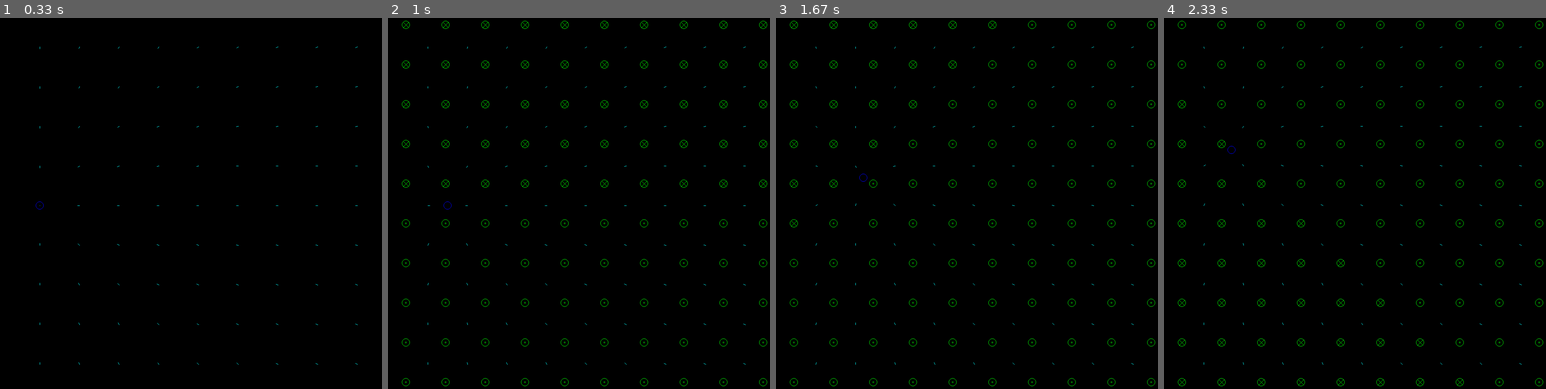
Above: before the commit, frames 1-4 (left to right).
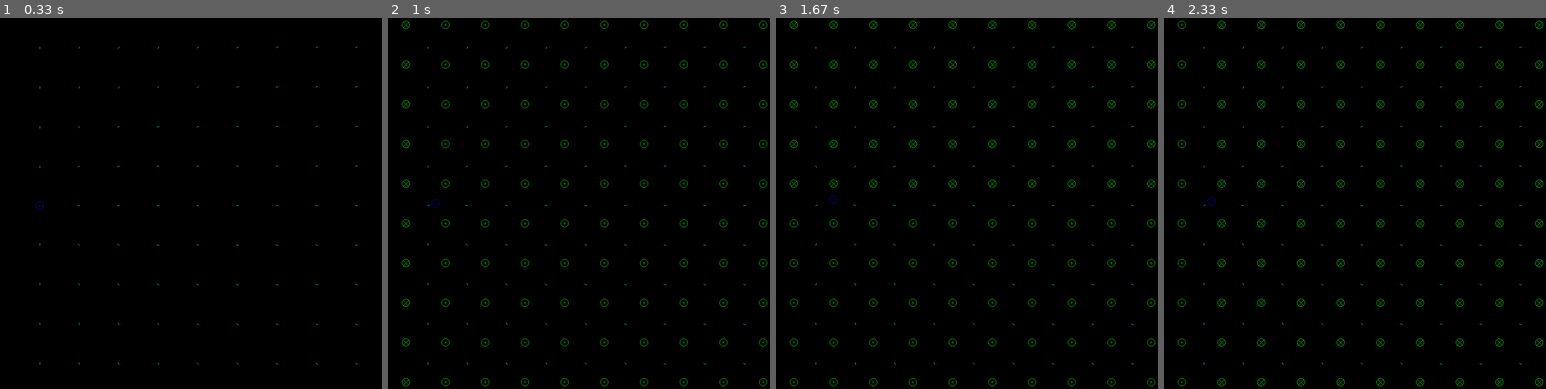
Above: after the commit, the same moments.

Repository: DarkShadow4/Python
Game: pygame game, started from Python 3/PyGame/carga_en_mov(E+B)/simulacion_campos.py
The game is run twice, just before and just after one commit, with the same random seed, the same clock (stepped at 60 frames per second) and the same inputs.
Inputs:
- Up to frame 1 (0.33 s): no input
- Up to frame 2 (1 s): hold D 0.33-0.8 s; hold W from 0.83 s (still down)
- Up to frame 3 (1.67 s): release W at 1.13 s; hold D 1.17-1.63 s
- Up to frame 4 (2.33 s): hold A 1.67-2.2 s; hold S from 2.23 s (still down)

Frame 1 is identical in both runs. In frame 2, 0.4% of the frame differs, in the area x 3-100%, y 1-100%; in frame 3, 0.3%; in frame 4, 0.6%.

Commit message:
WHY AM I SO F*CKING AWESOME

Diff:
--- a/Python 3/PyGame/carga_en_mov(E+B)/simulacion_campos.py
+++ b/Python 3/PyGame/carga_en_mov(E+B)/simulacion_campos.py
@@ -49,15 +49,15 @@
     def dibujar(self):
         pygame.draw.circle(canvas, (0, 0, 255), (self.posicion.x, self.posicion.y), 10, 1)
 
-def v1xv2(v1, v2):
+def q__v1xv2(v1, v2, carga):
     """
     |   i    j    k| x = ((v1.y*v2.z)-(v1.z*v2.y))
     |v1.x v1.y v1.z| y = -((v1.x*v2.z)-(v1.z*v2.x))
     |v2.x v2.y v2.z| z = ((v1.x*v2.y)-(v1.y*v2.x))
     """
-    x = ((v1.y*v2.z)-(v1.z*v2.y))
-    y = -((v1.x*v2.z)-(v1.z*v2.x))
-    z = ((v1.x*v2.y)-(v1.y*v2.x))
+    x = ((v1.y*v2.z)-(v1.z*v2.y))*(carga/abs(carga))
+    y = -((v1.x*v2.z)-(v1.z*v2.x))*(carga/abs(carga))
+    z = ((v1.x*v2.y)-(v1.y*v2.x))*(carga/abs(carga))
     resultado = Vector(x, y, z)
     return(resultado)
 
@@ -101,35 +101,25 @@
             puntos_E.append(Punto(x, y, 0))
         if (x-50)%100 == 0 and (y-50)%100 == 0:
             puntos_B.append(Punto(x-5, y-5, 0))
-
-
 done = False
 while not done:
+    pressed = pygame.key.get_pressed()
+    particula.velocidad = Vector((pressed[pygame.K_d]*5-pressed[pygame.K_a]*5), (pressed[pygame.K_s]*5-pressed[pygame.K_w]*5), pressed[pygame.K_LSHIFT]*5-pressed[pygame.K_LCTRL]*5)
     if particula.velocidad.modulo > 0:
-        particula.posicion = Punto(particula.posicion.x + particula.velocidad.x, particula.posicion.y + particula.velocidad.y, particula.posicion.z + particula.velocidad.z)
-        particula = Particula(particula.carga, particula.posicion, particula.velocidad)
+        particula.posicion = Punto(particula.posicion.x + particula.velocidad.x, particula.posicion.y + particula.velocidad.y, particula.posicion.z + (particula.velocidad.z)*0)
     particula.dibujar()
     for p in puntos_E:
         dibujar_vector(p, Vec_A2B(p, particula.posicion, True), colores["E"])
     for p in puntos_B:
         if particula.velocidad.modulo > 0:
-            dibujar_vector(p, v1xv2(Vec_A2B(p, particula.posicion, True), particula.velocidad), colores["B"])
+            dibujar_vector(p, q__v1xv2(Vec_A2B(p, particula.posicion, True), particula.velocidad, particula.carga), colores["B"])
     for event in pygame.event.get():
         if event.type == pygame.KEYDOWN:
             if event.key == pygame.K_q:
                 done = True
-            if event.key == pygame.K_w:
-                particula.velocidad = Vector(particula.velocidad.x, -10, particula.velocidad.z)
-            if event.key == pygame.K_a:
-                particula.velocidad = Vector(-10, particula.velocidad.y, particula.velocidad.z)
-            if event.key == pygame.K_s:
-                particula.velocidad = Vector(particula.velocidad.x, 10, particula.velocidad.z)
-            if event.key == pygame.K_d:
-                particula.velocidad = Vector(10, particula.velocidad.y, particula.velocidad.z)
-            if event.key == pygame.K_CAPSLOCK:
-                particula.velocidad = Vector(0, 0, 0)
             if event.key == pygame.K_TAB:
                 particula.carga = -particula.carga
+
 
 
     pygame.display.flip()
